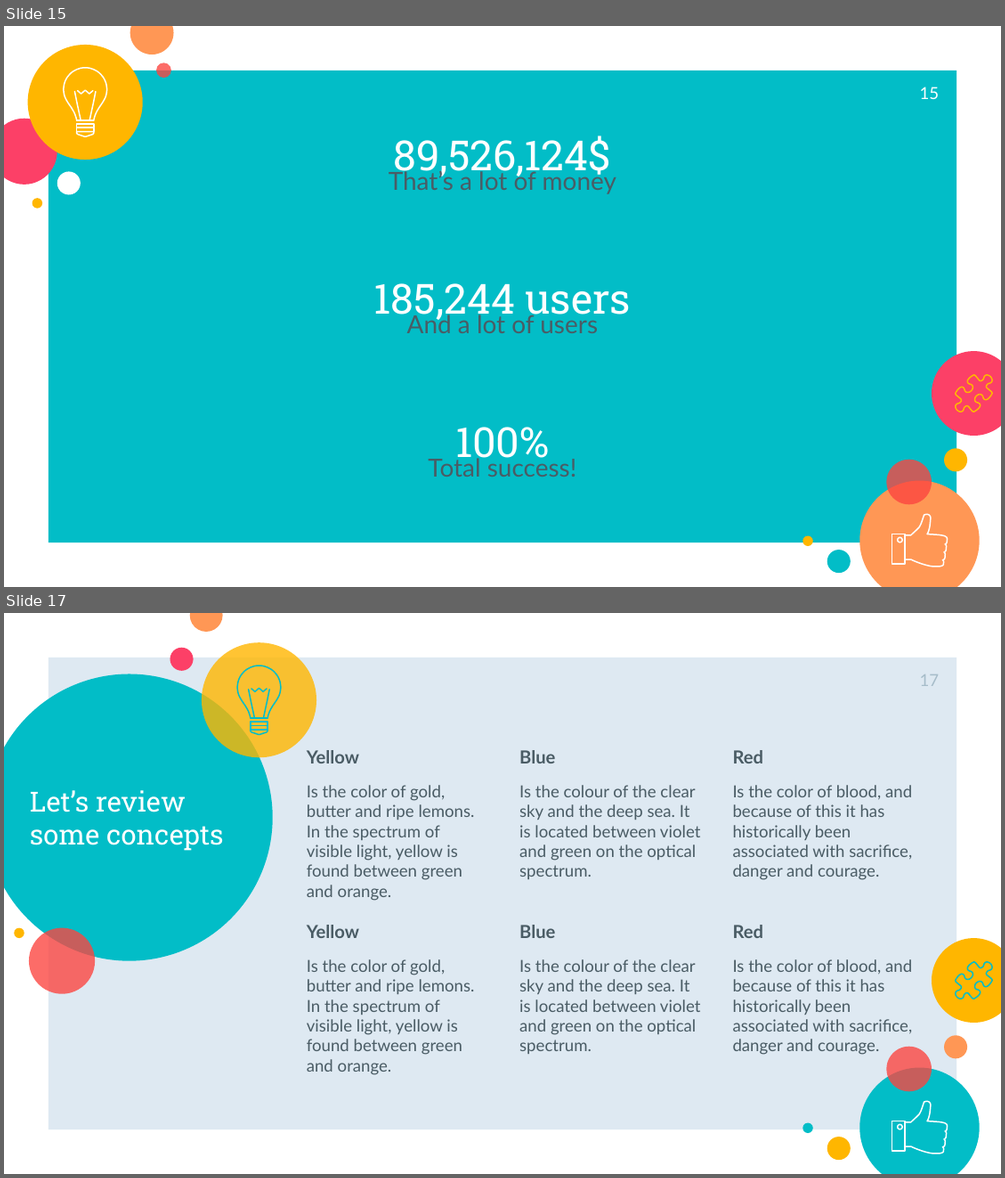
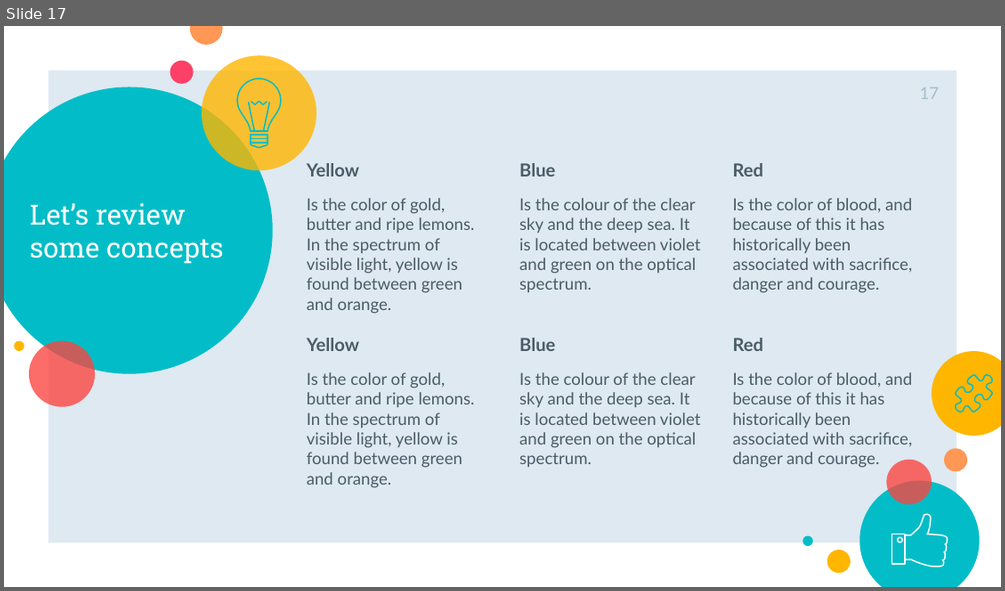
Before and after one commit to JETC-98/OOP, a slide deck: Docs/PrimeraEntrega.pptx. Shown one above the other, each under a label of ours: slides 15 and 17 before the commit, slide 17 after it; the slides between them are not shown. The pictures are 1005x1178 and 1005x591 pixels, drawn with LibreOffice and Linux fonts; fonts in the diff are those of the drawing. Boxes give left, top, right and bottom in pixels: in the first picture for what was removed or moved away, otherwise in the second. Text is boxed around its words. In the diff, an @@ line names an element or a change of style, - is before the commit and + after.

```diff
--- a/Docs/PrimeraEntrega.pptx
+++ b/Docs/PrimeraEntrega.pptx
@@ slide 15 removed at <box>4,26,1001,587</box>, background #FFFFFF; not listed: 3 template elements that a slide beside it also shows @@
@@ ellipse removed at <box>28,45,143,160</box> @@
@@ ellipse removed at <box>130,26,175,54</box> @@
@@ rectangle removed at <box>48,70,957,542</box> @@
@@ ellipse removed at <box>156,62,171,78</box> @@
@@ page number removed at <box>920,87,939,99</box> @@
-15
@@ ellipse removed at <box>4,119,57,184</box> @@
@@ group removed at <box>64,68,107,136</box>: 8 freeform shapes @@
@@ title removed at <box>394,135,611,179</box> @@
-89,526,124$
@@ ellipse removed at <box>57,172,80,194</box> @@
@@ subtitle removed at <box>388,168,616,194</box> @@
-That’s a lot of money
@@ ellipse removed at <box>32,198,42,208</box> @@
@@ title removed at <box>374,283,631,322</box> @@
-185,244 users
@@ subtitle removed at <box>407,311,598,333</box> @@
-And a lot of users
@@ ellipse removed at <box>931,351,1001,435</box> @@
@@ freeform shape removed at <box>955,375,992,411</box> @@
@@ title removed at <box>455,426,550,466</box> @@
-100%
@@ ellipse removed at <box>944,449,967,472</box> @@
@@ subtitle removed at <box>428,454,577,476</box> @@
-Total success!
@@ ellipse removed at <box>859,481,979,587</box> @@
@@ ellipse removed at <box>802,535,812,546</box> @@
@@ ellipse removed at <box>827,549,850,572</box> @@
```
Also in this commit, not shown: 4 slides changed, 2 slides added, 9 other slides removed.
